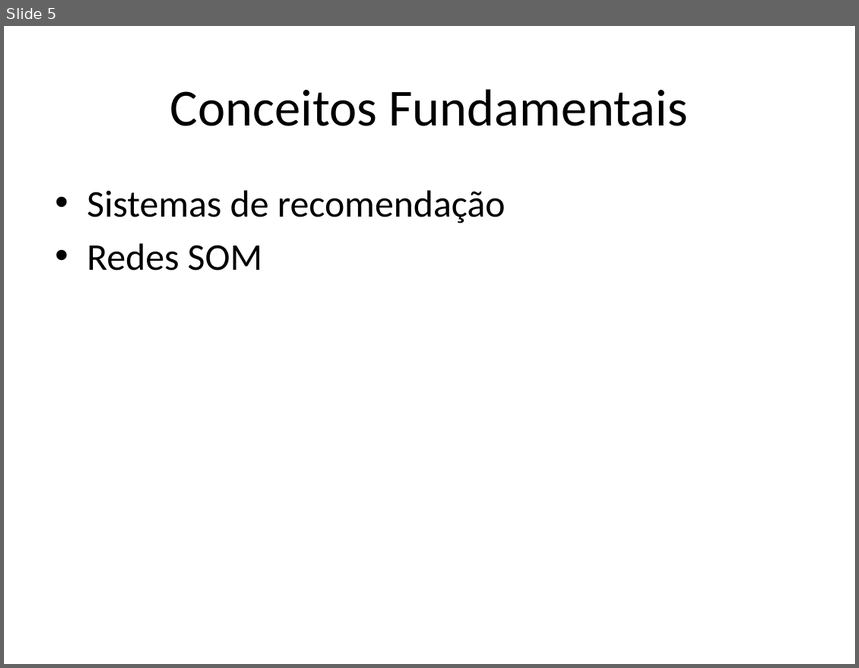
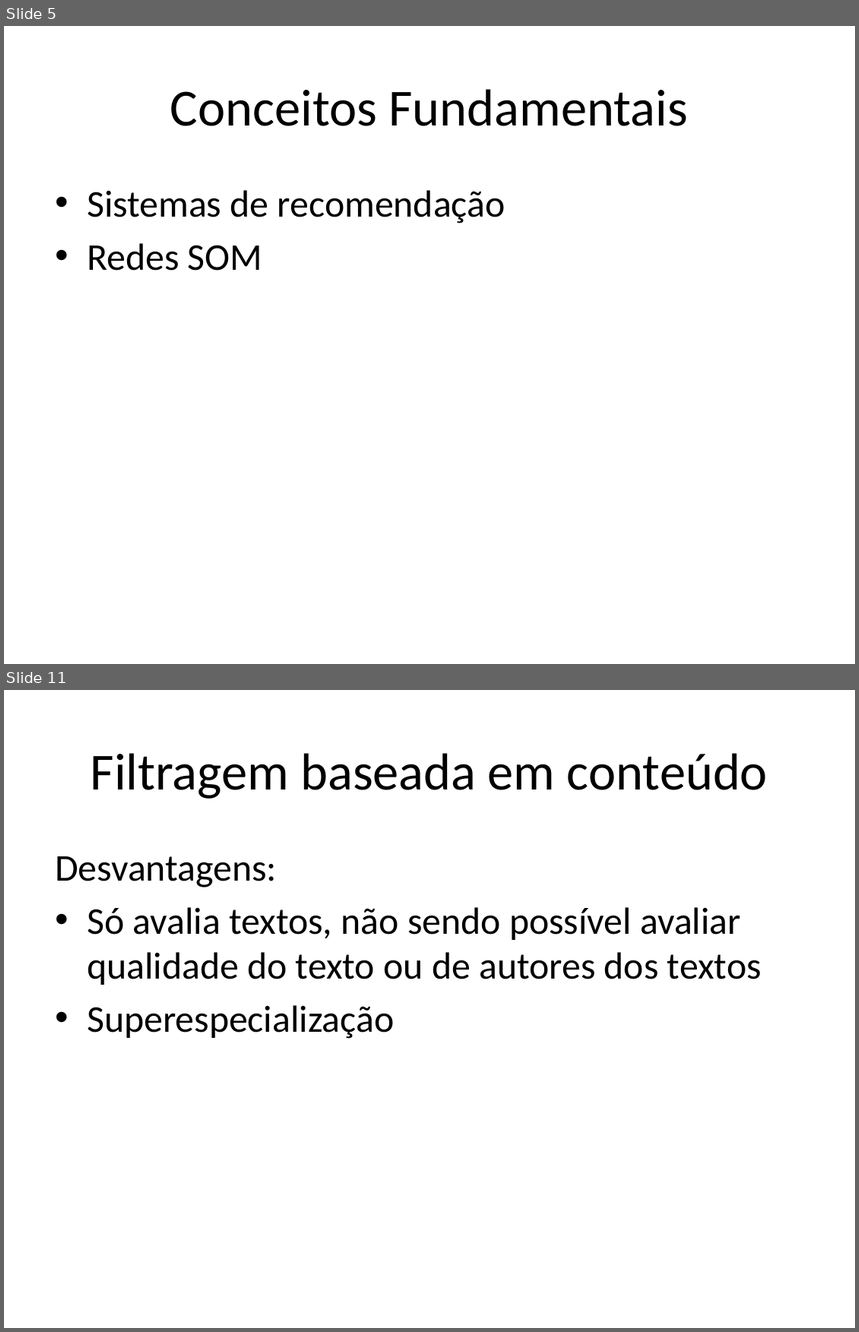
Before and after one commit to andersonberg/srsom, a slide deck: Apresentação/TCC_AndersonBerg_Apresentação.pptx. Shown one above the other, each under a label of ours: slide 5 before the commit, slides 5 and 11 after it; the slides between them are not shown. The pictures are 859x668 and 859x1332 pixels, drawn with LibreOffice and Linux fonts; fonts in the diff are those of the drawing. Boxes give left, top, right and bottom in pixels: in the first picture for what was removed or moved away, otherwise in the second. Text is boxed around its words. In the diff, an @@ line names an element or a change of style, - is before the commit and + after.

```diff
--- a/Apresentação/TCC_AndersonBerg_Apresentação.pptx
+++ b/Apresentação/TCC_AndersonBerg_Apresentação.pptx
@@ slide 11 added at <box>4,690,855,1328</box>, background #FFFFFF @@
@@ title added at <box>91,753,768,799</box>, 44 pt, text #000000 @@
+Filtragem baseada em conteúdo
@@ text added at <box>55,856,762,1039</box>, 32 pt, text #000000 @@
+Desvantagens:
+• Só avalia textos, não sendo possível avaliar qualidade do texto ou de autores dos textos
+• Superespecialização
```
Also in this commit, not shown: 25 other slides added, 1 slide removed, 4 other files.
